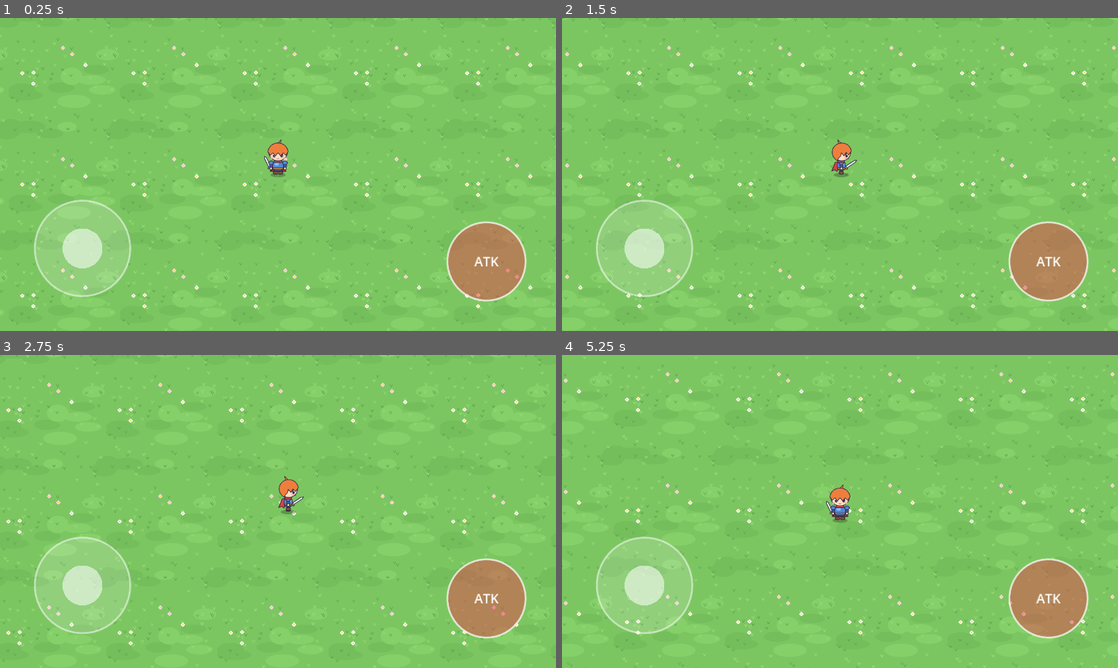
Above: before the commit, frames 1-4 (two rows, left to right).
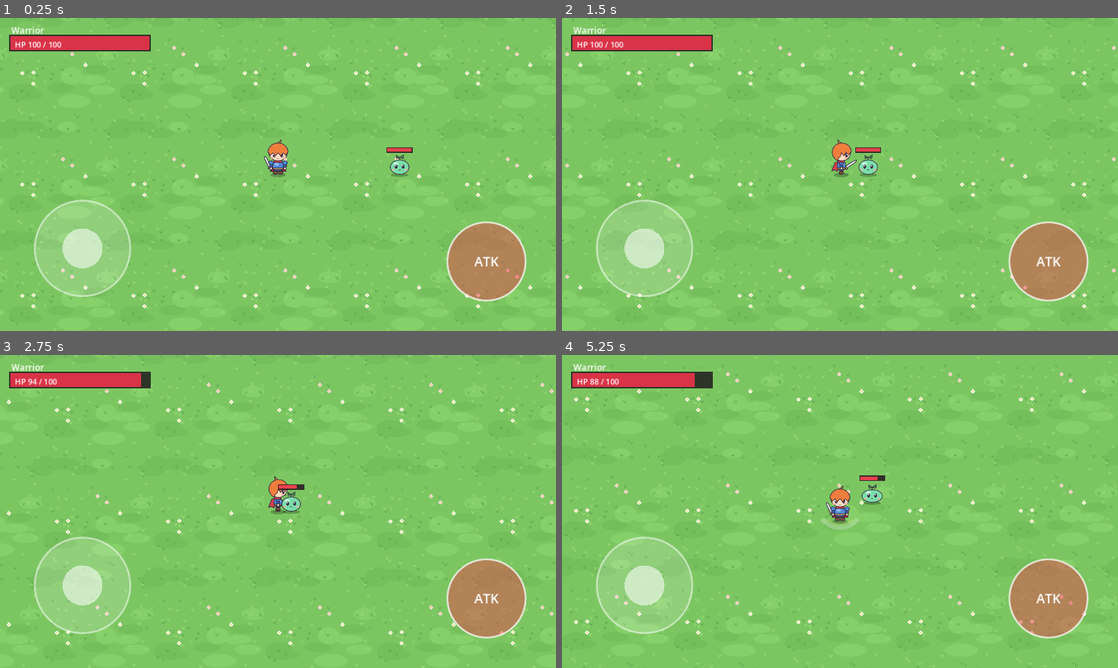
Above: after the commit, the same moments.

Repository: lepri17/fantasy-mmorpg
Game: Godot game, scene res://scenes/main.tscn
Two runs of this game, one before a commit and one after it. Both use one fixed random seed, a clock stepped at 60 frames per second and the inputs below.
Inputs (mouse positions are in pixels of both pictures, inside the frame that each line leads up to):
- Up to frame 1 (0.25 s): no input
- Up to frame 2 (1.5 s): tap Enter at 0.5 s; move the mouse to (962, 158) at 0.52 s; hold D (move_right) 0.53-1.25 s; tap Space (attack) at 0.6 s; click (962, 158) at 0.67 s; drag from (728, 190) to (812, 237) at 1.27 s
- Up to frame 3 (2.75 s): move the mouse to (333, 442) at 2.02 s; hold D (move_right) from 2.03 s (still down); tap Space (attack) at 2.1 s; click (333, 442) at 2.17 s
- Up to frame 4 (5.25 s): release D (move_right) at 2.75 s; drag from (812, 574) to (673, 464) at 2.77 s; move the mouse to (1006, 558) at 3.52 s; hold A (move_left) 3.53-4.25 s; tap Space (attack) at 3.6, 5.1 s; click (1006, 558) at 3.67 s; drag from (673, 464) to (756, 433) at 4.27 s; move the mouse to (867, 511) at 5.02 s; hold S (move_down) from 5.03 s (still down); click (867, 511) at 5.17 s

The runs differ from the first frame. In frame 1, 1.7% of the frame differs, in the area x 1-75%, y 2-51%; in frame 2, 1.7%; in frame 3, 4.6%; in frame 4, 4.6%, in the area x 0-100%, y 0-100%.

Commit message:
Add basic combat: sword attack, slime enemy, HP bars
Stage E: the warrior swings a sword (hold to repeat), the slime chases,
bumps for damage, shows floating damage numbers and respawns after
dying. HUD HP bar for the warrior, world HP bar above the slime.
Damage math lives in combat_rules.gd, with no scene dependencies.

Co-Authored-By: Claude Sonnet 5.5 <noreply@anthropic.com>
Claude-Session: https://claude.ai/code/session_017mrmjVddk55zTg5TUzkK7p

Diff:
--- /dev/null
+++ b/client/assets/monsters/slime/slime_frames.tres
@@ -0,0 +1,25 @@
+[gd_resource type="SpriteFrames" load_steps=4 format=3]
+
+[ext_resource type="Texture2D" path="res://assets/monsters/slime/slime.png" id="1_sheet"]
+
+[sub_resource type="AtlasTexture" id="frame_0"]
+atlas = ExtResource("1_sheet")
+region = Rect2(0, 0, 64, 64)
+
+[sub_resource type="AtlasTexture" id="frame_1"]
+atlas = ExtResource("1_sheet")
+region = Rect2(64, 0, 64, 64)
+
+[resource]
+animations = [{
+"frames": [{
+"duration": 1.0,
+"texture": SubResource("frame_0")
+}, {
+"duration": 1.0,
+"texture": SubResource("frame_1")
+}],
+"loop": true,
+"name": &"idle",
+"speed": 3.0
+}]
--- /dev/null
+++ b/client/scenes/enemies/slime.tscn
@@ -0,0 +1,25 @@
+[gd_scene load_steps=5 format=3]
+
+[ext_resource type="Script" path="res://scripts/enemies/slime.gd" id="1_script"]
+[ext_resource type="SpriteFrames" path="res://assets/monsters/slime/slime_frames.tres" id="2_frames"]
+[ext_resource type="Script" path="res://scripts/ui/hp_bar_world.gd" id="3_bar"]
+
+[sub_resource type="CircleShape2D" id="body_shape"]
+radius = 16.0
+
+[node name="Slime" type="CharacterBody2D"]
+motion_mode = 1
+script = ExtResource("1_script")
+
+[node name="Sprite" type="AnimatedSprite2D" parent="."]
+sprite_frames = ExtResource("2_frames")
+animation = &"idle"
+offset = Vector2(0, -24)
+
+[node name="Collision" type="CollisionShape2D" parent="."]
+position = Vector2(0, -8)
+shape = SubResource("body_shape")
+
+[node name="HpBar" type="Node2D" parent="."]
+position = Vector2(0, -56)
+script = ExtResource("3_bar")
--- a/client/scenes/main.tscn
+++ b/client/scenes/main.tscn
@@ -1,8 +1,10 @@
-[gd_scene load_steps=8 format=3]
+[gd_scene load_steps=10 format=3]
 
 [ext_resource type="Texture2D" path="res://assets/environment/grass.png" id="1_grass"]
 [ext_resource type="PackedScene" path="res://scenes/player/player.tscn" id="2_player"]
 [ext_resource type="PackedScene" path="res://scenes/ui/touch_controls.tscn" id="3_touch"]
+[ext_resource type="PackedScene" path="res://scenes/enemies/slime.tscn" id="4_slime"]
+[ext_resource type="PackedScene" path="res://scenes/ui/hud.tscn" id="5_hud"]
 
 [sub_resource type="WorldBoundaryShape2D" id="bound_left"]
 normal = Vector2(1, 0)
@@ -47,4 +49,9 @@
 position = Vector2(1280, 768)
 camera_limits = Rect2(0, 0, 2560, 1536)
 
+[node name="Slime" parent="." instance=ExtResource("4_slime")]
+position = Vector2(1560, 768)
+
+[node name="Hud" parent="." instance=ExtResource("5_hud")]
+
 [node name="TouchControls" parent="." instance=ExtResource("3_touch")]
--- a/client/scenes/player/player.tscn
+++ b/client/scenes/player/player.tscn
@@ -1,7 +1,8 @@
-[gd_scene load_steps=4 format=3]
+[gd_scene load_steps=5 format=3]
 
 [ext_resource type="Script" path="res://scripts/player/player.gd" id="1_script"]
 [ext_resource type="SpriteFrames" path="res://assets/characters/warrior/warrior_frames.tres" id="2_frames"]
+[ext_resource type="Script" path="res://scripts/combat/slash_effect.gd" id="3_slash"]
 
 [sub_resource type="CircleShape2D" id="feet_shape"]
 radius = 14.0
@@ -22,3 +23,7 @@
 [node name="Camera" type="Camera2D" parent="."]
 position_smoothing_enabled = true
 position_smoothing_speed = 8.0
+
+[node name="Slash" type="Node2D" parent="."]
+position = Vector2(0, -34)
+script = ExtResource("3_slash")
--- /dev/null
+++ b/client/scenes/ui/hud.tscn
@@ -0,0 +1,17 @@
+[gd_scene load_steps=3 format=3]
+
+[ext_resource type="Script" path="res://scripts/ui/hud.gd" id="1_hud"]
+[ext_resource type="Script" path="res://scripts/ui/hp_bar.gd" id="2_bar"]
+
+[node name="Hud" type="CanvasLayer"]
+script = ExtResource("1_hud")
+
+[node name="HpBar" type="Control" parent="."]
+layout_mode = 3
+anchors_preset = 0
+offset_left = 24.0
+offset_top = 16.0
+offset_right = 344.0
+offset_bottom = 74.0
+mouse_filter = 2
+script = ExtResource("2_bar")
--- /dev/null
+++ b/client/scripts/combat/combat_rules.gd
@@ -0,0 +1,11 @@
+extends RefCounted
+## Pure combat math with no scene or node dependencies.
+## Kept separate on purpose: later the server can run the same rules.
+
+const DAMAGE_SPREAD := 0.2
+
+
+## Damage of one hit: the base value, plus or minus a small random spread. Never below 1.
+static func roll_damage(base_damage: int) -> int:
+	var spread: int = maxi(1, roundi(base_damage * DAMAGE_SPREAD))
+	return maxi(1, base_damage + randi_range(-spread, spread))
--- /dev/null
+++ b/client/scripts/combat/slash_effect.gd
@@ -0,0 +1,35 @@
+extends Node2D
+## Short crescent flash drawn in front of the warrior when he swings.
+## The parent calls play() with the direction of the swing.
+
+const RADIUS := 56.0
+const ARC_HALF_ANGLE := 0.9
+const DURATION := 0.18
+
+var _tween: Tween
+
+
+func _ready() -> void:
+	hide()
+
+
+func play(direction: Vector2) -> void:
+	if _tween != null:
+		_tween.kill()
+	rotation = direction.angle()
+	scale = Vector2(0.7, 0.7)
+	modulate.a = 1.0
+	show()
+	_tween = create_tween()
+	_tween.tween_property(self, "scale", Vector2.ONE, DURATION)
+	_tween.parallel().tween_property(self, "modulate:a", 0.0, DURATION)
+	_tween.tween_callback(hide)
+
+
+func _draw() -> void:
+	var outer_color := Color(1, 1, 1, 0.95)
+	var inner_color := Color(1, 0.85, 0.4, 0.8)
+	var inner_radius: float = RADIUS - 8.0
+	var inner_angle: float = ARC_HALF_ANGLE * 0.8
+	draw_arc(Vector2.ZERO, RADIUS, -ARC_HALF_ANGLE, ARC_HALF_ANGLE, 20, outer_color, 10.0, true)
+	draw_arc(Vector2.ZERO, inner_radius, -inner_angle, inner_angle, 20, inner_color, 4.0, true)
--- /dev/null
+++ b/client/scripts/enemies/slime.gd
@@ -0,0 +1,115 @@
+extends CharacterBody2D
+## A simple slime: waits, chases the warrior when he comes close, bumps into
+## him for a little damage, and comes back to life a few seconds after dying.
+
+@export var max_hp: int = 40
+@export var move_speed: float = 70.0
+## The slime starts chasing when the warrior is closer than this.
+@export var detect_radius: float = 260.0
+## The slime attacks when the warrior is closer than this.
+@export var attack_range: float = 48.0
+@export var attack_damage: int = 6
+@export var attack_cooldown: float = 1.2
+@export var respawn_seconds: float = 5.0
+
+var hp: int = 0
+var is_dead: bool = false
+
+var _attack_ready_in: float = 0.0
+var _spawn_position: Vector2 = Vector2.ZERO
+var _player: Node2D = null
+
+@onready var _sprite: AnimatedSprite2D = $Sprite
+@onready var _collision: CollisionShape2D = $Collision
+@onready var _hp_bar = $HpBar
+
+
+func _ready() -> void:
+	add_to_group("enemies")
+	hp = max_hp
+	_spawn_position = global_position
+	_hp_bar.set_values(hp, max_hp)
+	_sprite.play("idle")
+
+
+func _physics_process(delta: float) -> void:
+	if is_dead:
+		return
+	_attack_ready_in = maxf(0.0, _attack_ready_in - delta)
+
+	if _player == null:
+		_player = get_tree().get_first_node_in_group("player") as Node2D
+
+	var direction := Vector2.ZERO
+	if _player != null:
+		var to_player: Vector2 = _player.global_position - global_position
+		var distance: float = to_player.length()
+		if distance <= attack_range:
+			if _attack_ready_in == 0.0:
+				_attack()
+		elif distance <= detect_radius:
+			direction = to_player / distance
+
+	velocity = direction * move_speed
+	move_and_slide()
+
+
+## Called by the warrior's attack.
+func take_damage(amount: int) -> void:
+	if is_dead:
+		return
+	hp = maxi(hp - amount, 0)
+	_hp_bar.set_values(hp, max_hp)
+	_show_damage_number(amount)
+	_flash_hit()
+	if hp == 0:
+		_die()
+
+
+func _attack() -> void:
+	_attack_ready_in = attack_cooldown
+	_player.call("take_damage", attack_damage)
+	_sprite.scale = Vector2(1.3, 0.75)
+	create_tween().tween_property(_sprite, "scale", Vector2.ONE, 0.2)
+
+
+func _flash_hit() -> void:
+	_sprite.modulate = Color(1.0, 0.35, 0.35)
+	create_tween().tween_property(_sprite, "modulate", Color.WHITE, 0.2)
+
+
+func _show_damage_number(amount: int) -> void:
+	var label := Label.new()
+	label.text = str(amount)
+	label.position = Vector2(-12, -80)
+	label.z_index = 10
+	label.add_theme_font_size_override("font_size", 26)
+	label.add_theme_color_override("font_color", Color(1.0, 0.95, 0.4))
+	label.add_theme_color_override("font_outline_color", Color(0.2, 0.1, 0.1))
+	label.add_theme_constant_override("outline_size", 6)
+	add_child(label)
+	var tween: Tween = create_tween()
+	tween.tween_property(label, "position:y", label.position.y - 40.0, 0.6)
+	tween.parallel().tween_property(label, "modulate:a", 0.0, 0.6)
+	tween.tween_callback(label.queue_free)
+
+
+func _die() -> void:
+	is_dead = true
+	velocity = Vector2.ZERO
+	_collision.set_deferred("disabled", true)
+	_hp_bar.hide()
+	create_tween().tween_property(_sprite, "modulate:a", 0.0, 0.35)
+	await get_tree().create_timer(respawn_seconds).timeout
+	_respawn()
+
+
+func _respawn() -> void:
+	global_position = _spawn_position
+	hp = max_hp
+	is_dead = false
+	_attack_ready_in = attack_cooldown
+	_collision.set_deferred("disabled", false)
+	_sprite.modulate = Color.WHITE
+	_hp_bar.set_values(hp, max_hp)
+	_hp_bar.show()
--- a/client/scripts/player/player.gd
+++ b/client/scripts/player/player.gd
@@ -1,33 +1,60 @@
 extends CharacterBody2D
-## The warrior. Reads the four move actions, walks at a constant speed and
-## plays the idle / walk animation that matches the direction it faces.
+## The warrior. Reads the move actions, walks at a constant speed, plays the
+## idle / walk animation for the direction it faces, and swings the sword when
+## the attack action is held.
 ##
-## Movement goes through input actions only (move_left / right / up / down),
-## so the touch joystick can drive the same actions later without changes here.
+## Input goes through actions only (move_*, attack), so the touch controls
+## drive the same code as the keyboard.
+
+signal hp_changed(current: int, maximum: int)
+
+const CombatRules = preload("res://scripts/combat/combat_rules.gd")
 
 const ACTION_LEFT := "move_left"
 const ACTION_RIGHT := "move_right"
 const ACTION_UP := "move_up"
 const ACTION_DOWN := "move_down"
+const ACTION_ATTACK := "attack"
+
+const FACING_VECTORS := {
+	"down": Vector2.DOWN,
+	"left": Vector2.LEFT,
+	"right": Vector2.RIGHT,
+	"up": Vector2.UP,
+}
 
 ## Walking speed in pixels per second.
 @export var move_speed: float = 220.0
+@export var max_hp: int = 100
+@export var attack_damage: int = 10
+## How far from the warrior a hit can land, in pixels.
+@export var attack_range: float = 90.0
+## Seconds between swings.
+@export var attack_cooldown: float = 0.45
 ## Area the camera may show. Set by the map; an empty rect means no limits.
 @export var camera_limits: Rect2 = Rect2()
 
 ## "down", "left", "right" or "up".
 var facing: String = "down"
+var hp: int = 0
+
+var _attack_ready_in: float = 0.0
+var _spawn_position: Vector2 = Vector2.ZERO
 
 @onready var _sprite: AnimatedSprite2D = $Sprite
 @onready var _camera: Camera2D = $Camera
+@onready var _slash = $Slash
 
 
 func _ready() -> void:
+	add_to_group("player")
+	hp = max_hp
+	_spawn_position = global_position
 	_apply_camera_limits()
 	_play("idle_" + facing)
 
 
-func _physics_process(_delta: float) -> void:
+func _physics_process(delta: float) -> void:
 	var direction: Vector2 = Input.get_vector(ACTION_LEFT, ACTION_RIGHT, ACTION_UP, ACTION_DOWN)
 	var is_moving: bool = direction != Vector2.ZERO
 
@@ -42,6 +69,55 @@
 		_play("walk_" + facing)
 	else:
 		_play("idle_" + facing)
+
+	_attack_ready_in = maxf(0.0, _attack_ready_in - delta)
+	if Input.is_action_pressed(ACTION_ATTACK) and _attack_ready_in == 0.0:
+		_attack()
+
+
+## Called by enemies. Only the warrior's own HP is handled here.
+func take_damage(amount: int) -> void:
+	hp = maxi(hp - amount, 0)
+	hp_changed.emit(hp, max_hp)
+	_sprite.modulate = Color(1.0, 0.4, 0.4)
+	create_tween().tween_property(_sprite, "modulate", Color.WHITE, 0.2)
+	if hp == 0:
+		_defeat()
+
+
+func _attack() -> void:
+	_attack_ready_in = attack_cooldown
+	var facing_vector: Vector2 = FACING_VECTORS[facing]
+	_slash.play(facing_vector)
+
+	var lunge: Tween = create_tween()
+	lunge.tween_property(_sprite, "position", facing_vector * 8.0, 0.06)
+	lunge.tween_property(_sprite, "position", Vector2.ZERO, 0.1)
+
+	for node in get_tree().get_nodes_in_group("enemies"):
+		var enemy := node as Node2D
+		if enemy == null or enemy.get("is_dead"):
+			continue
+		if _can_hit(enemy.global_position, facing_vector):
+			enemy.call("take_damage", CombatRules.roll_damage(attack_damage))
+
+
+## True when the target is within range and roughly in front of the warrior.
+func _can_hit(target_position: Vector2, facing_vector: Vector2) -> bool:
+	var to_target: Vector2 = target_position - global_position
+	var distance: float = to_target.length()
+	if distance > attack_range:
+		return false
+	if distance < 1.0:
+		return true
+	return facing_vector.dot(to_target / distance) > 0.2
+
+
+## Placeholder until there is a real death screen: stand up again at the start.
+func _defeat() -> void:
+	global_position = _spawn_position
+	hp = max_hp
+	hp_changed.emit(hp, max_hp)
 
 
 func _facing_for(direction: Vector2) -> String:
--- /dev/null
+++ b/client/scripts/ui/hp_bar.gd
@@ -0,0 +1,32 @@
+extends Control
+## The warrior's health bar on the HUD: name on top, bar with numbers below.
+## The HUD calls set_values(current, maximum) whenever the player's HP changes.
+
+const CHARACTER_NAME := "Warrior"
+const BAR_TOP := 26.0
+
+var _current: int = 1
+var _maximum: int = 1
+
+
+func set_values(current: int, maximum: int) -> void:
+	_current = current
+	_maximum = maximum
+	queue_redraw()
+
+
+func _draw() -> void:
+	var font: Font = ThemeDB.fallback_font
+	var bar_rect := Rect2(0.0, BAR_TOP, size.x, size.y - BAR_TOP)
+	var ratio: float = clampf(float(_current) / float(maxi(_maximum, 1)), 0.0, 1.0)
+
+	draw_string(font, Vector2(2, 20), CHARACTER_NAME, HORIZONTAL_ALIGNMENT_LEFT, -1, 20, Color.WHITE)
+	draw_rect(bar_rect.grow(3.0), Color(0.1, 0.06, 0.1, 0.8))
+	var fill_size := Vector2(bar_rect.size.x * ratio, bar_rect.size.y)
+	draw_rect(Rect2(bar_rect.position, fill_size), Color(0.85, 0.2, 0.28))
+	draw_string(
+		font,
+		bar_rect.position + Vector2(10, bar_rect.size.y - 6.0),
+		"HP %d / %d" % [_current, _maximum],
+		HORIZONTAL_ALIGNMENT_LEFT, -1, 18, Color.WHITE
+	)
--- /dev/null
+++ b/client/scripts/ui/hp_bar_world.gd
@@ -0,0 +1,18 @@
+extends Node2D
+## Small health bar that floats above a character in the world.
+## The owner calls set_values(current, maximum) whenever its HP changes.
+
+const BAR_SIZE := Vector2(56, 8)
+
+var _ratio: float = 1.0
+
+
+func set_values(current: int, maximum: int) -> void:
+	_ratio = clampf(float(current) / float(maxi(maximum, 1)), 0.0, 1.0)
+	queue_redraw()
+
+
+func _draw() -> void:
+	var origin: Vector2 = -BAR_SIZE / 2.0
+	draw_rect(Rect2(origin - Vector2(2, 2), BAR_SIZE + Vector2(4, 4)), Color(0.15, 0.08, 0.12, 0.85))
+	draw_rect(Rect2(origin, Vector2(BAR_SIZE.x * _ratio, BAR_SIZE.y)), Color(0.9, 0.25, 0.3))
--- /dev/null
+++ b/client/scripts/ui/hud.gd
@@ -0,0 +1,13 @@
+extends CanvasLayer
+## Connects the HUD widgets to the player. Only shows state, decides nothing.
+
+@onready var _hp_bar = $HpBar
+
+
+func _ready() -> void:
+	var player: Node = get_tree().get_first_node_in_group("player")
+	if player == null:
+		push_warning("Hud: no node in group 'player'")
+		return
+	player.connect("hp_changed", Callable(_hp_bar, "set_values"))
+	_hp_bar.set_values(player.get("hp"), player.get("max_hp"))
Binary file added: client/assets/monsters/slime/slime.png
Not shown, changed: docs/PROJECT_CONTEXT.md
